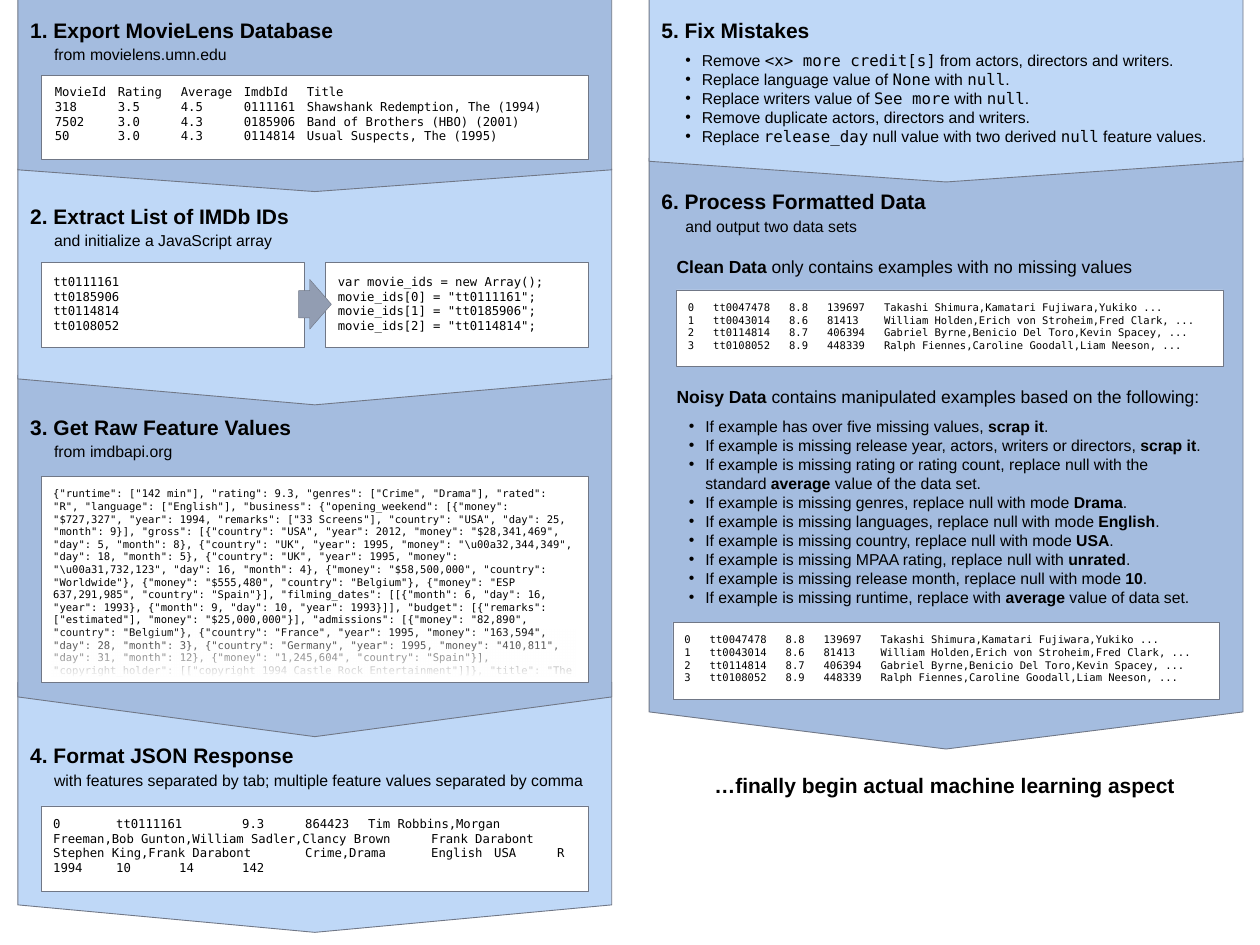
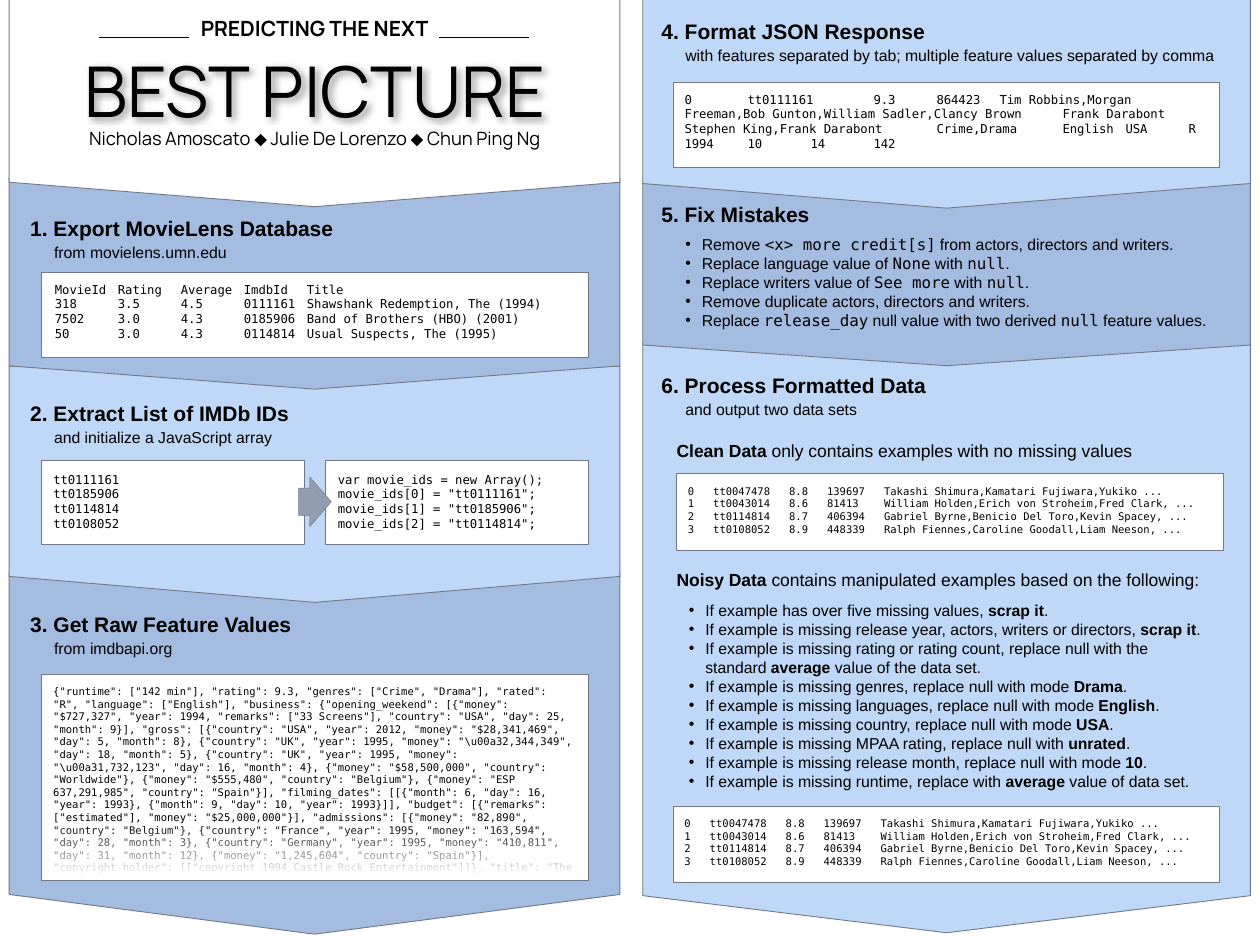
Before and after one commit to namoscato/cs1573-team-project, a slide deck: slide 1 of poster/data-process.pptx (slide 2 before the commit). Drawn at 1260x945 pixels with LibreOffice and Linux fonts; fonts in the diff are those of the drawing. Boxes give left, top, right and bottom in pixels: in the first picture for what was removed or moved away, otherwise in the second. Text is boxed around its words. In the diff, an @@ line names an element or a change of style, - is before the commit and + after.

Commit message:
Condense data processing presentation

```diff
--- a/poster/data-process.pptx
+++ b/poster/data-process.pptx
@@ pentagon arrow added at box(9, 0, 620, 207), fill #FFFFFF, outline #707786 0.5 pt @@
@@ text added at box(201, 20, 429, 37), 12 pt, text #000000, bold @@
+PREDICTING THE NEXT
@@ pentagon arrow: place and size @@
-pentagon arrow at box(18, 682, 612, 932)
+pentagon arrow at box(643, 0, 1250, 208)
@@ line added from (189, 38) to (98, 38), #000000 0.5 pt @@
@@ line added from (529, 38) to (438, 38), #000000 0.5 pt @@
@@ text added at box(84, 65, 545, 136), 40 pt, text #000000 @@
+BEST PICTURE
@@ 3 texts, 1 rectangle: place and size @@
-3 texts, 1 rectangle at box(30, 748, 588, 892)
+3 texts, 1 rectangle at box(661, 24, 1220, 168)
@@ text added at box(89, 131, 540, 150), 10.5 pt, text #000000 @@
+Nicholas Amoscato ⬥ Julie De Lorenzo ⬥ Chun Ping Ng
@@ pentagon arrow: place and size @@
-pentagon arrow at box(18, 0, 611, 192)
+pentagon arrow at box(9, 178, 621, 390)
@@ pentagon arrow: place and size @@
-pentagon arrow at box(649, 0, 1242, 181)
+pentagon arrow at box(643, 177, 1251, 365)
@@ pentagon arrow at box(643, 177, 1251, 365): fill #BFD8F7 to #A4BCDF @@
@@ 2 texts, 2 rectangles: place and size @@
-2 texts, 2 rectangles at box(30, 76, 588, 677)
+2 texts, 2 rectangles at box(30, 272, 588, 873)
@@ pentagon arrow: place and size @@
-pentagon arrow at box(649, 157, 1242, 748)
+pentagon arrow at box(643, 342, 1251, 933)
@@ pentagon arrow at box(643, 342, 1251, 933): fill #A4BCDF to #BFD8F7 @@
@@ pentagon arrow: place and size @@
-pentagon arrow at box(18, 169, 611, 404)
+pentagon arrow at box(9, 367, 620, 602)
@@ text "Clean Data only contains examples ...": place and size @@
-text "Clean Data only contains examples ..." at box(677, 260, 1132, 277)
+text "Clean Data only contains examples ..." at box(677, 444, 1132, 461)
@@ 8 texts, 3 rectangles, 1 right arrow: place and size @@
-8 texts, 3 rectangles, 1 right arrow at box(30, 22, 588, 683)
+8 texts, 3 rectangles, 1 right arrow at box(30, 220, 588, 881)
@@ 8 texts, 2 rectangles: place and size @@
-8 texts, 2 rectangles at box(661, 22, 1223, 699)
+8 texts, 2 rectangles at box(661, 206, 1223, 883)
@@ pentagon arrow: place and size @@
-pentagon arrow at box(18, 375, 611, 737)
+pentagon arrow at box(9, 573, 620, 935)
@@ text removed at box(714, 777, 1174, 798) @@
-…finally begin actual machine learning aspect
```
Also in this commit, not shown: 1 slide removed, 1 other file.
